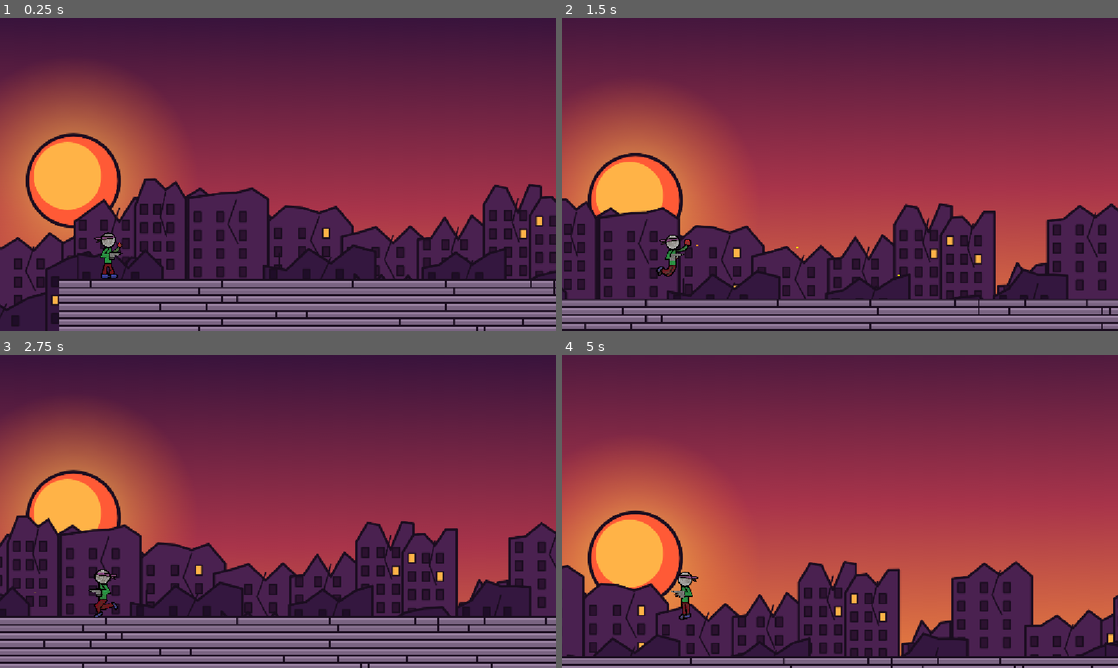
Above: before the commit, frames 1-4 (two rows, left to right).
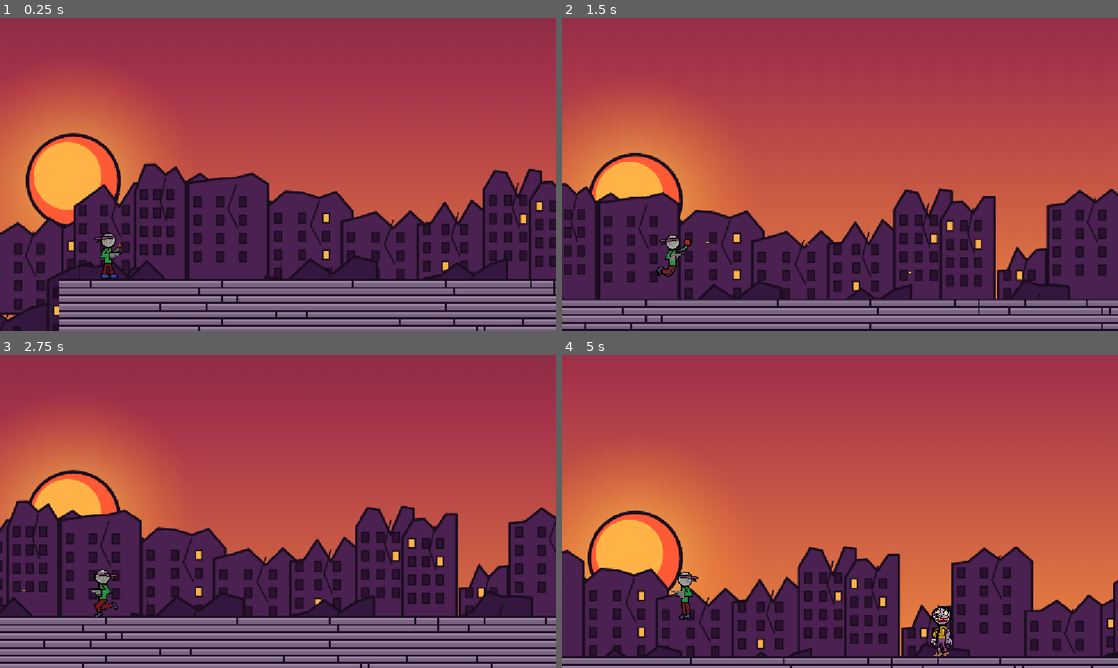
Above: after the commit, the same moments.

Repository: CodingFox007/ByteJam2026
Game: Godot game, scene res://Scenes/level_1.tscn
Two runs of this game, one before a commit and one after it. Both use one fixed random seed, a clock stepped at 60 frames per second and the inputs below.
Inputs (mouse positions are in pixels of both pictures, inside the frame that each line leads up to):
- Up to frame 1 (0.25 s): no input
- Up to frame 2 (1.5 s): tap Enter at 0.5 s; move the mouse to (962, 158) at 0.52 s; press the mouse at (962, 158) at 0.53 s; hold Right (right) from 0.53 s (still down); tap Space (jump) at 0.77 s; move the mouse to (728, 190) at 1.27 s; release the mouse at (728, 190) at 1.28 s; click (728, 190) at 1.35 s
- Up to frame 3 (2.75 s): tap Space (jump) at 1.52 s; move the mouse to (333, 442) at 2.02 s; release Right (right) at 2.03 s; press the mouse at (333, 442) at 2.03 s; hold A (left) from 2.03 s (still down)
- Up to frame 4 (5 s): move the mouse to (812, 574) at 2.77 s; release A (left) at 2.78 s; release the mouse at (812, 574) at 2.78 s; hold Right (right) 2.78-4.28 s; click (812, 574) at 2.85 s; tap Space (jump) at 3.02, 3.77, 4.52 s; move the mouse to (1006, 558) at 3.52 s; press the mouse at (1006, 558) at 3.53 s; move the mouse to (673, 464) at 4.27 s; release the mouse at (673, 464) at 4.28 s; hold A (left) from 4.28 s (still down); click (673, 464) at 4.35 s

The runs differ from the first frame. In frame 1, 63% of the frame differs, in the area x 0-100%, y 0-100%; in frame 2, 69%; in frame 3, 65%; in frame 4, 71%, in the area x 0-100%, y 0-97%.

Commit message:
Bullets do damage now

Diff:
--- a/byte-jam-26/Scenes/Weapons/pistol.tscn
+++ b/byte-jam-26/Scenes/Weapons/pistol.tscn
@@ -30,3 +30,4 @@
 sprite_frames = SubResource("SpriteFrames_boc63")
 
 [node name="BulletSpawn" type="Marker2D" parent="." unique_id=1412053204]
+position = Vector2(22, -6)
--- a/byte-jam-26/Scenes/enemy.tscn
+++ b/byte-jam-26/Scenes/enemy.tscn
@@ -64,7 +64,7 @@
 
 [node name="Node2D" type="Node2D" unique_id=1441788404]
 
-[node name="zombie" type="CharacterBody2D" parent="." unique_id=2007749563]
+[node name="zombie" type="CharacterBody2D" parent="." unique_id=2007749563 groups=["zombie"]]
 texture_filter = 1
 position = Vector2(-2.4070787, 13.499996)
 scale = Vector2(0.705998, 0.72455084)
--- a/byte-jam-26/Scenes/level_1.tscn
+++ b/byte-jam-26/Scenes/level_1.tscn
@@ -7,6 +7,8 @@
 [ext_resource type="Texture2D" uid="uid://22xrgrtmqpi8" path="res://Tiles/ground_tiles_128x64.png" id="6_j7kpp"]
 [ext_resource type="PackedScene" uid="uid://bnf6pks4mum13" path="res://Scenes/player.tscn" id="7_lsmp6"]
 [ext_resource type="Texture2D" uid="uid://b6srrtyjgbl5f" path="res://Tiles/city_tileset_64.png" id="8_bjebc"]
+[ext_resource type="PackedScene" uid="uid://cfxrvu7mhfkkm" path="res://Scenes/BottomOfMap.tscn" id="8_xrdnt"]
+[ext_resource type="PackedScene" uid="uid://c631ytftbd2x4" path="res://Scenes/enemy.tscn" id="9_wrinw"]
 
 [sub_resource type="TileSetAtlasSource" id="TileSetAtlasSource_bjebc"]
 texture = ExtResource("6_j7kpp")
@@ -1602,6 +1604,8 @@
 sources/0 = SubResource("TileSetAtlasSource_bjebc")
 sources/1 = SubResource("TileSetAtlasSource_5rr72")
 
+[sub_resource type="WorldBoundaryShape2D" id="WorldBoundaryShape2D_boc63"]
+
 [node name="Level1" type="Node2D" unique_id=926407240]
 
 [node name="Parallax2D" type="Parallax2D" parent="." unique_id=1879566310]
@@ -1611,8 +1615,8 @@
 repeat_times = 50
 
 [node name="01Sky" type="Sprite2D" parent="Parallax2D" unique_id=1741661221]
-position = Vector2(766, 380)
-scale = Vector2(1, 1.6462963)
+position = Vector2(766, 132.25)
+scale = Vector2(1, 2.5638888)
 texture = ExtResource("1_lsmp6")
 
 [node name="Parallax2D4" type="Parallax2D" parent="." unique_id=1409446761]
@@ -1630,7 +1634,7 @@
 repeat_times = 50
 
 [node name="03Far" type="Sprite2D" parent="Parallax2D2" unique_id=35667729]
-position = Vector2(783, 486)
+position = Vector2(783, 455)
 texture = ExtResource("3_5hph3")
 
 [node name="Parallax2D3" type="Parallax2D" parent="." unique_id=541928533]
@@ -1640,7 +1644,7 @@
 repeat_times = 50
 
 [node name="04Mid" type="Sprite2D" parent="Parallax2D3" unique_id=1981877478]
-position = Vector2(783, 486)
+position = Vector2(786, 508)
 texture = ExtResource("4_j7kpp")
 
 [node name="TileMapLayer" type="TileMapLayer" parent="." unique_id=1456756674]
@@ -1649,3 +1653,12 @@
 
 [node name="Player" parent="." unique_id=1882964120 instance=ExtResource("7_lsmp6")]
 position = Vector2(47, 59)
+
+[node name="killZone" parent="." unique_id=612461458 instance=ExtResource("8_xrdnt")]
+position = Vector2(570, 1213)
+
+[node name="CollisionShape2D" type="CollisionShape2D" parent="killZone" unique_id=1293244022]
+shape = SubResource("WorldBoundaryShape2D_boc63")
+
+[node name="Node2D" parent="." unique_id=1441788404 instance=ExtResource("9_wrinw")]
+position = Vector2(1391, 395)
--- a/byte-jam-26/Scripts/zombie.gd
+++ b/byte-jam-26/Scripts/zombie.gd
@@ -8,6 +8,21 @@
 var player: Node2D = null
 
 @onready var animated_sprite: AnimatedSprite2D = $AnimatedSprite2D
+@export var max_health: int = 100
+var health: int
+
+func _ready() -> void:
+	health = max_health
+
+func take_damage(amount: int) -> void:
+	health -= amount
+	print("Zombie health: ", health)
+
+	if health <= 0:
+		die()
+
+func die() -> void:
+	queue_free()
 
 func _physics_process(delta: float) -> void:
 	# Apply gravity
Not shown, changed: byte-jam-26/Assets/spritesheet.png.import
Not shown: 1 places in byte-jam-26/Scenes/level_1.tscn that only renumber resources
